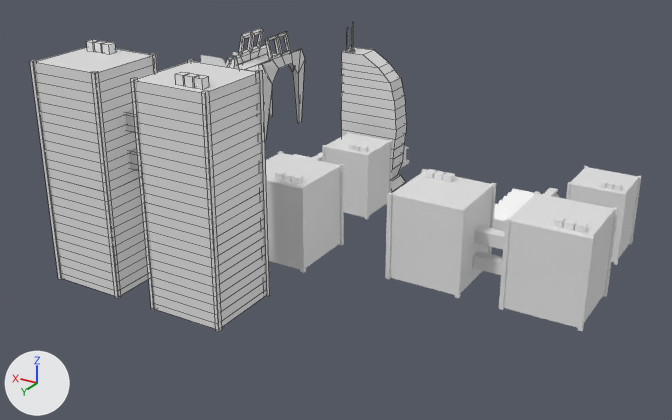
The Blender file assets/models/express.blend as it was, and as the next commit left it.
The view is the same before and after, from a 50 mm camera at (-151.8, 193.7, 66.2) aimed at (-55.8, 33.8, -13.8). Arrows for +X, +Y and +Z are at lower left; the lights stay in place. Mesh edges are drawn as thin lines on the coarser meshes.

In view in the first picture: '2_factory.001', '2_skyscraper.001', '2_skyscraper.002', '3_skyscraper.001', '3_skyscraper.003', '4_skyscraper', '4_skyscraper.001', 'border.003'.
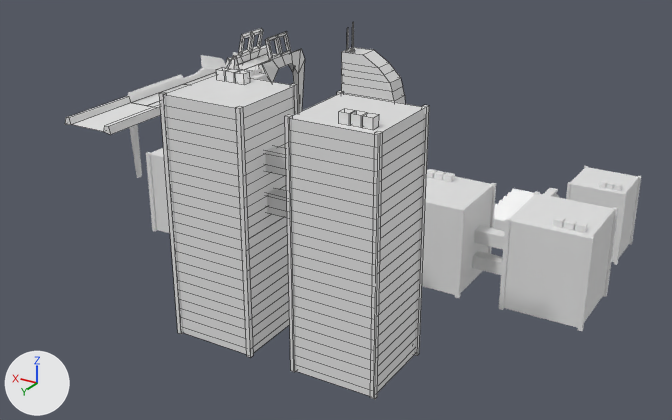
Where the newer file only moved an object's origin or applied its transform, the numbers keep the older frame.

Changed parts and their boxes (x1, y1, x2, y2) in the pictures (672 x 420 px):
```json
{"object": "3_skyscraper.001", "change": "mesh moved", "before": [30, 40, 270, 332], "after": [159, 67, 429, 399]}
{"object": "border.003", "change": "moved", "before": [226, 28, 305, 140], "after": [226, 28, 305, 113]}
{"object": "4_skyscraper.001", "change": "unchanged, covered by the edit", "before": [265, 151, 344, 273], "after": [146, 147, 170, 233]}
{"object": "4_skyscraper", "change": "unchanged, covered by the edit", "before": [322, 132, 393, 219]}
{"object": "border.002", "change": "unchanged, uncovered by the edit", "after": [65, 96, 161, 134]}
```

Scene script edits in JSON lines:
```json
{"block": "me_cube_008", "where": "me_cube_008.from_pydata(...)  # 352 vertices, 308 faces; spans x -16.0..4.0, y -4.0..4.0, z -20.0..2.9"}
{"block": "me_cube_008", "where": "# used by ob_3_skyscraper_001; parent = ob_props; location = (-27.0, 72.0, 20.0); scale = (2.0, 2.0, 2.0)"}
{"block": "me_cube_008", "change": "me_cube_008 part 1: the whole mesh is moved by (-17.0, 2.0, 0.0)"}
{"op": "set", "path": "ob_border_003.matrix_parent_inverse", "old": "Matrix(((1.0, 0.0, 0.0, 0.0), (0.0, 1.0, 0.0, -20.0), (0.0, 0.0, 1.0, 0.0), (0.0, 0.0, 0.0, 1.0)))", "new": "Matrix(((1.0, 0.0, 0.0, 0.0), (0.0, 1.0, 0.0, 20.0), (0.0, 0.0, 1.0, 0.0), (0.0, 0.0, 0.0, 1.0)))"}
```
